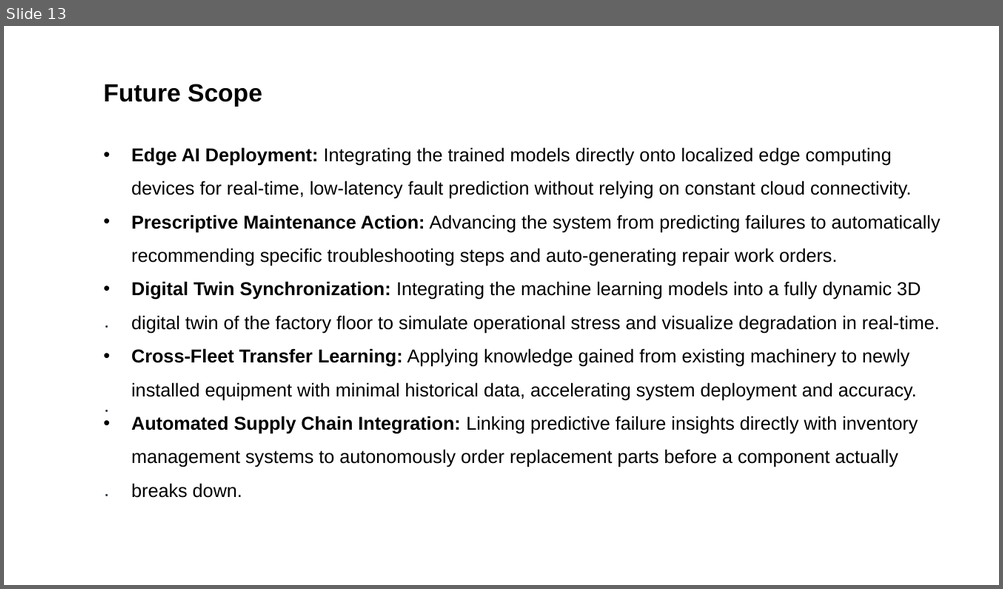
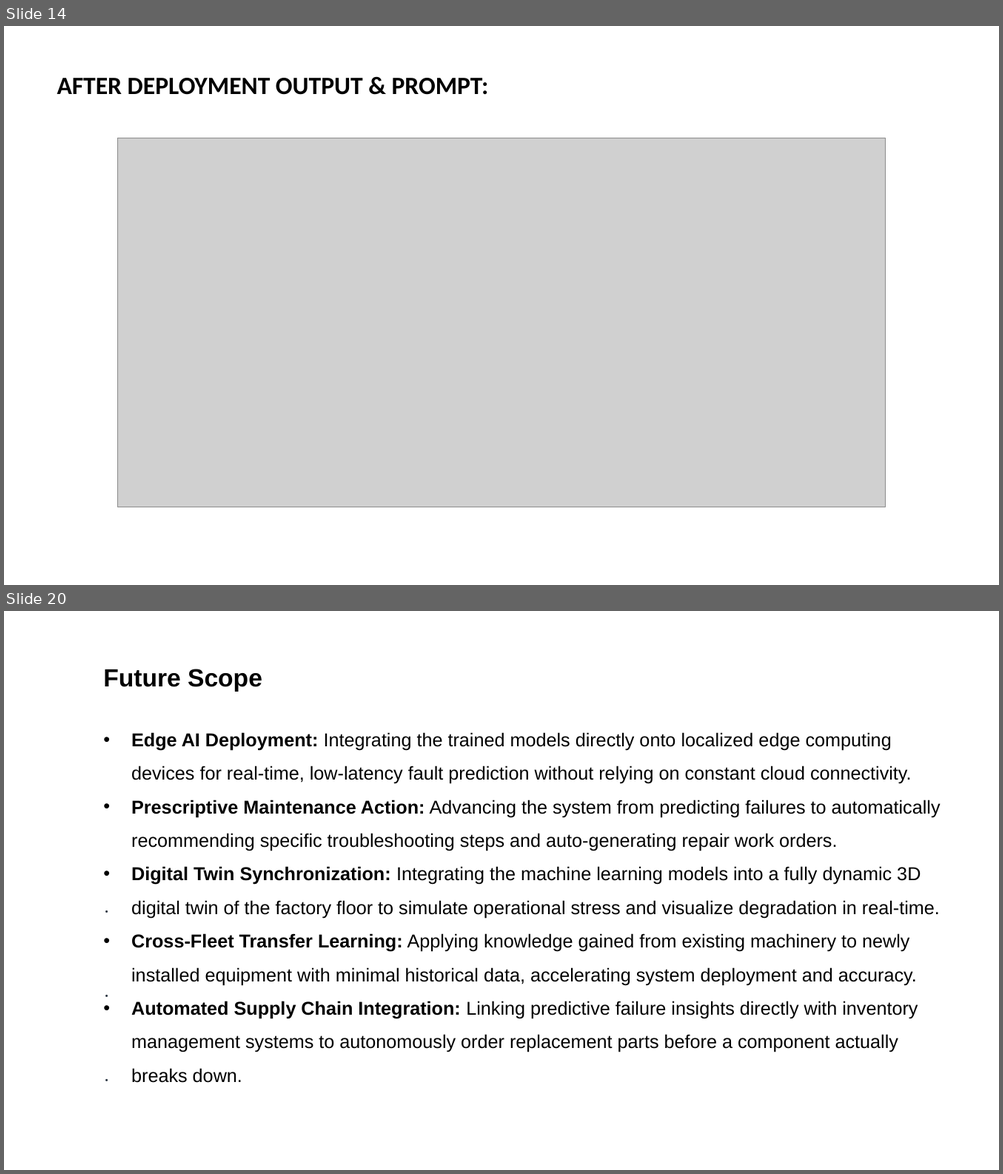
Before and after one commit to shubham20387/IBM-ML-project, a slide deck: ML_PROJECT_PPT.pptx. Shown one above the other, each under a label of ours: slide 13 before the commit, slides 14 and 20 after it; the slides between them are not shown. The pictures are 1003x589 and 1003x1174 pixels, drawn with LibreOffice and Linux fonts; fonts in the diff are those of the drawing; grey boxes stand for pictures. Boxes give left, top, right and bottom in pixels: in the first picture for what was removed or moved away, otherwise in the second. Text is boxed around its words. In the diff, an @@ line names an element or a change of style, - is before the commit and + after.

```diff
--- a/ML_PROJECT_PPT.pptx
+++ b/ML_PROJECT_PPT.pptx
@@ slide 14 added at [4,26,999,585], background #FFFFFF @@
@@ text added at [57,78,489,95], 24 pt, text #000000, bold @@
+AFTER DEPLOYMENT OUTPUT & PROMPT:
@@ picture added at [117,138,885,508] @@
@@ what was slide 13 is now slide 20 @@
```
Also in this commit, not shown: 2 slides changed, 9 other slides added, 1 slide removed.
